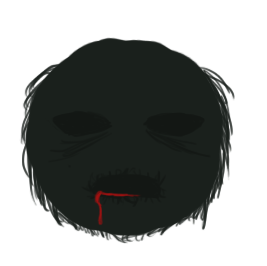
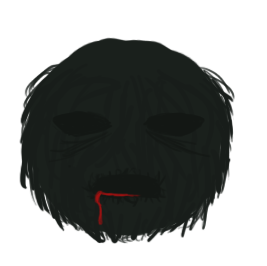
Layered file, before and after one edit (267x266). Changes by layer:
added layer "Ebene 1" above "body" over box(19, 64, 234, 244)
